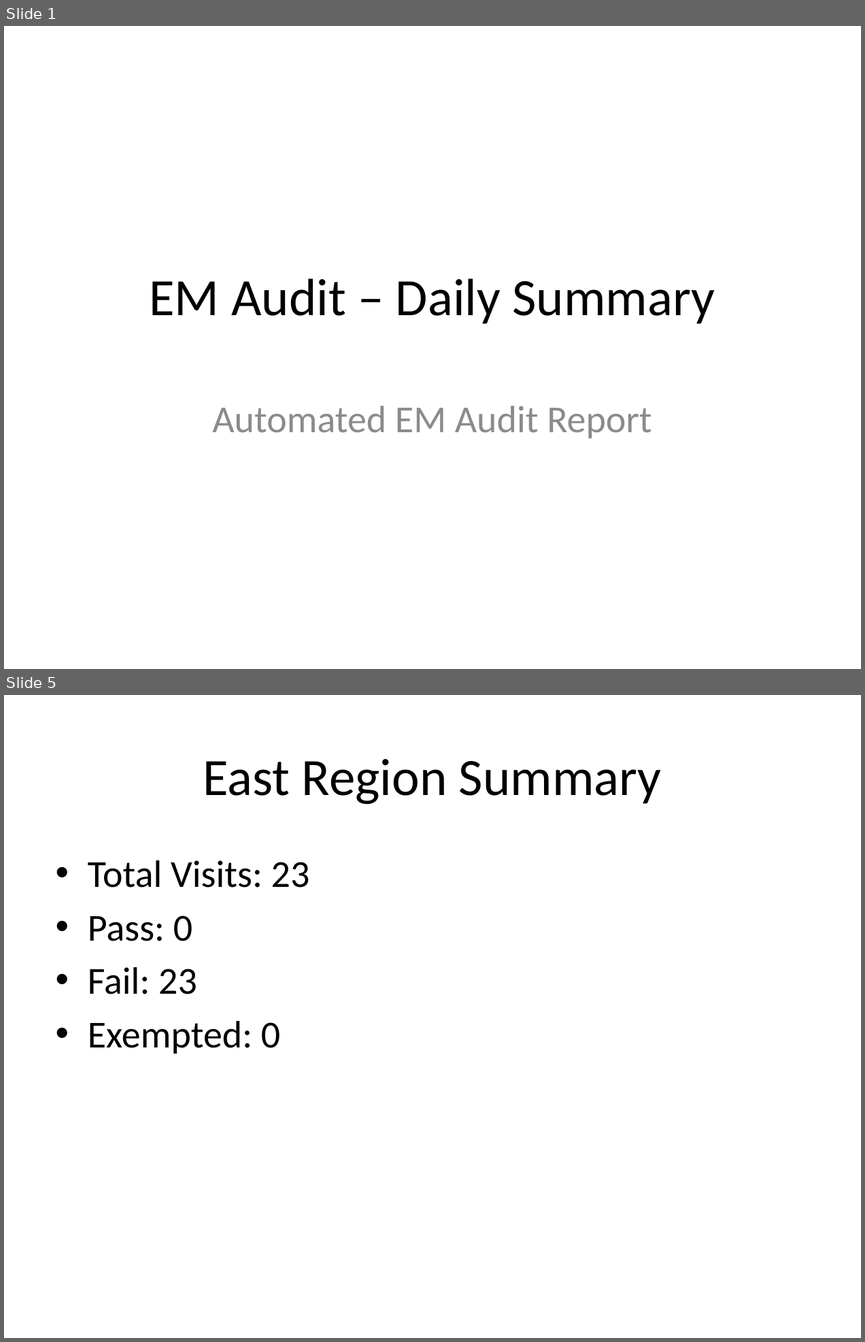
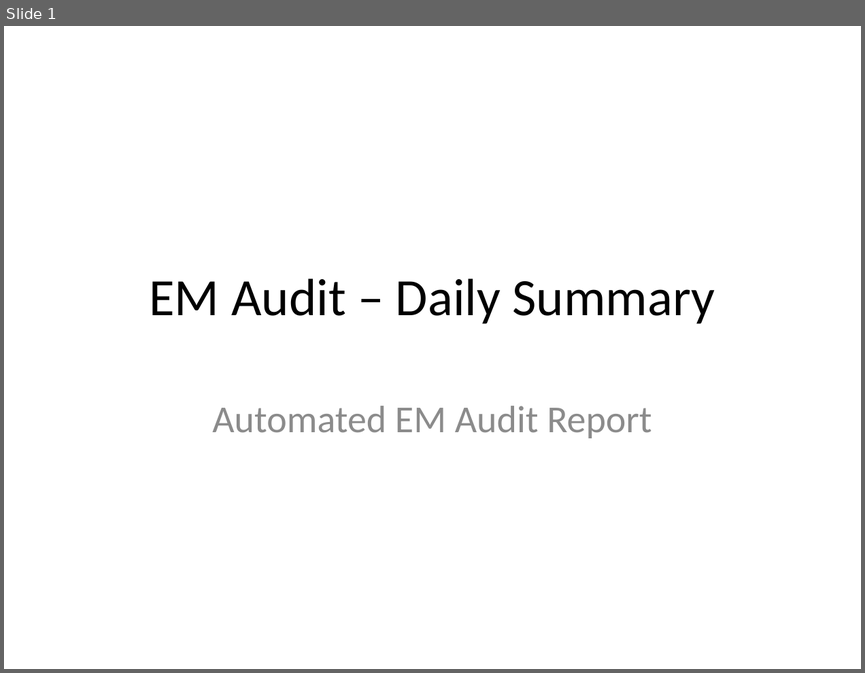
Before and after one commit to masood-bin-arif-nokia/em-audit-dashboard, a slide deck: data/Summary.pptx. Shown one above the other, each under a label of ours: slides 1 and 5 before the commit, slide 1 after it; the slides between them are not shown. The pictures are 865x1342 and 865x673 pixels, drawn with LibreOffice and Linux fonts; fonts in the diff are those of the drawing. Boxes give left, top, right and bottom in pixels: in the first picture for what was removed or moved away, otherwise in the second. Text is boxed around its words. In the diff, an @@ line names an element or a change of style, - is before the commit and + after.

```diff
--- a/data/Summary.pptx
+++ b/data/Summary.pptx
@@ slide 5 removed at box(4, 695, 861, 1338), background #FFFFFF @@
@@ title removed at box(203, 759, 662, 804) @@
-East Region Summary
@@ text removed at box(88, 860, 310, 1053) @@
-• Total Visits: 23
-• Pass: 0
-• Fail: 23
-• Exempted: 0
```
Also in this commit, not shown: 3 slides changed, 3 other files.
